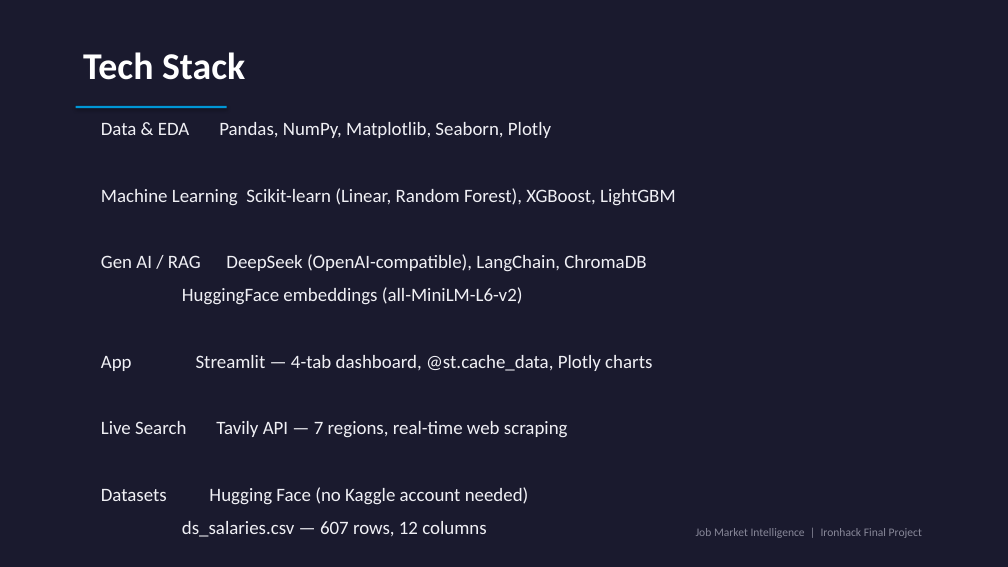
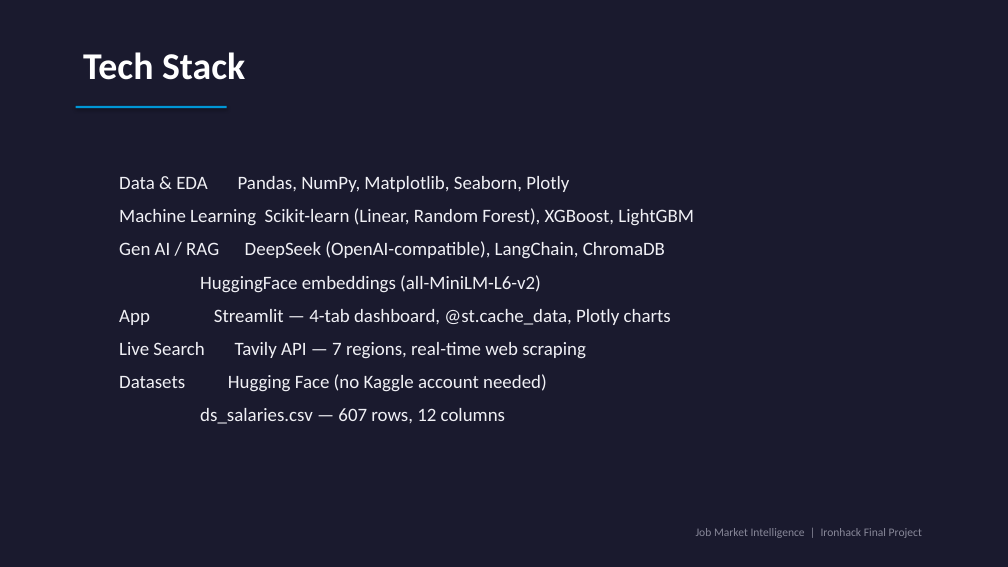
Before and after one commit to windows2t2/project-graduation, a slide deck: slide 8 of presentation_v4.pptx. Drawn at 1008x567 pixels with LibreOffice and Linux fonts; fonts in the diff are those of the drawing. Boxes give left, top, right and bottom in pixels: in the first picture for what was removed or moved away, otherwise in the second. Text is boxed around its words. In the diff, an @@ line names an element or a change of style, - is before the commit and + after.

```diff
--- a/presentation_v4.pptx
+++ b/presentation_v4.pptx
@@ text "Data & EDA Pandas, NumPy, ..." rewrapped from bbox=[101, 122, 676, 537] to bbox=[119, 176, 694, 424] @@
```
Also in this commit, not shown: 4 other slides changed, 1 slide added, 1 slide removed.
